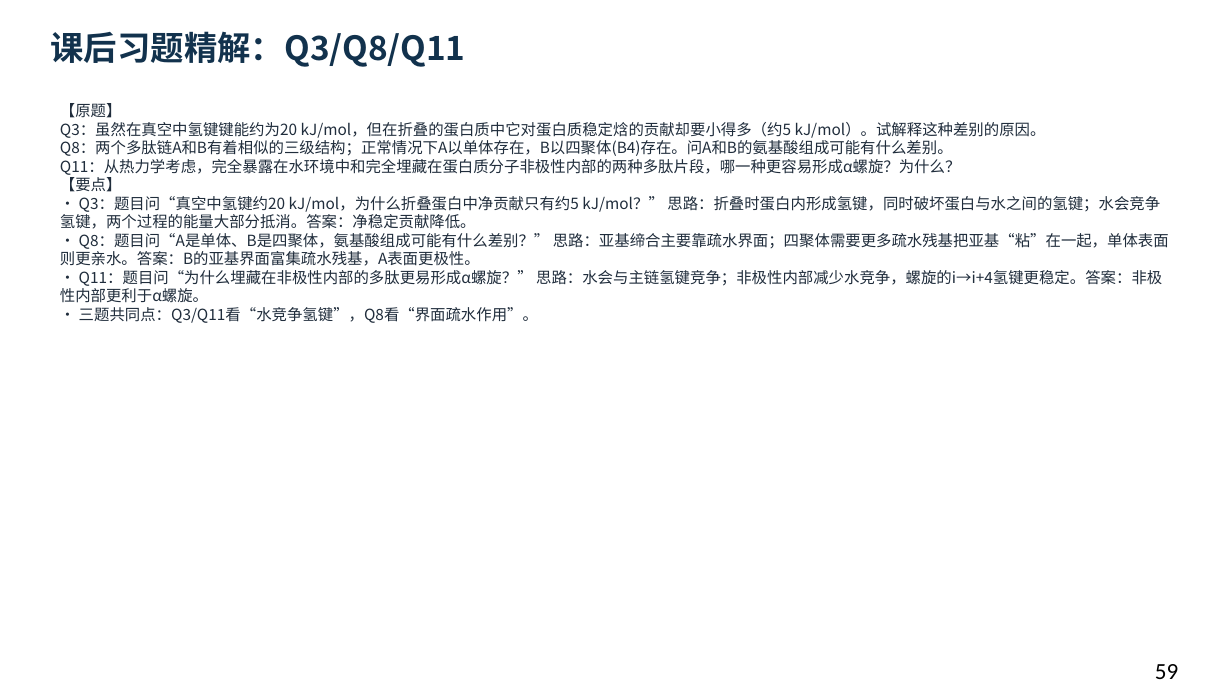
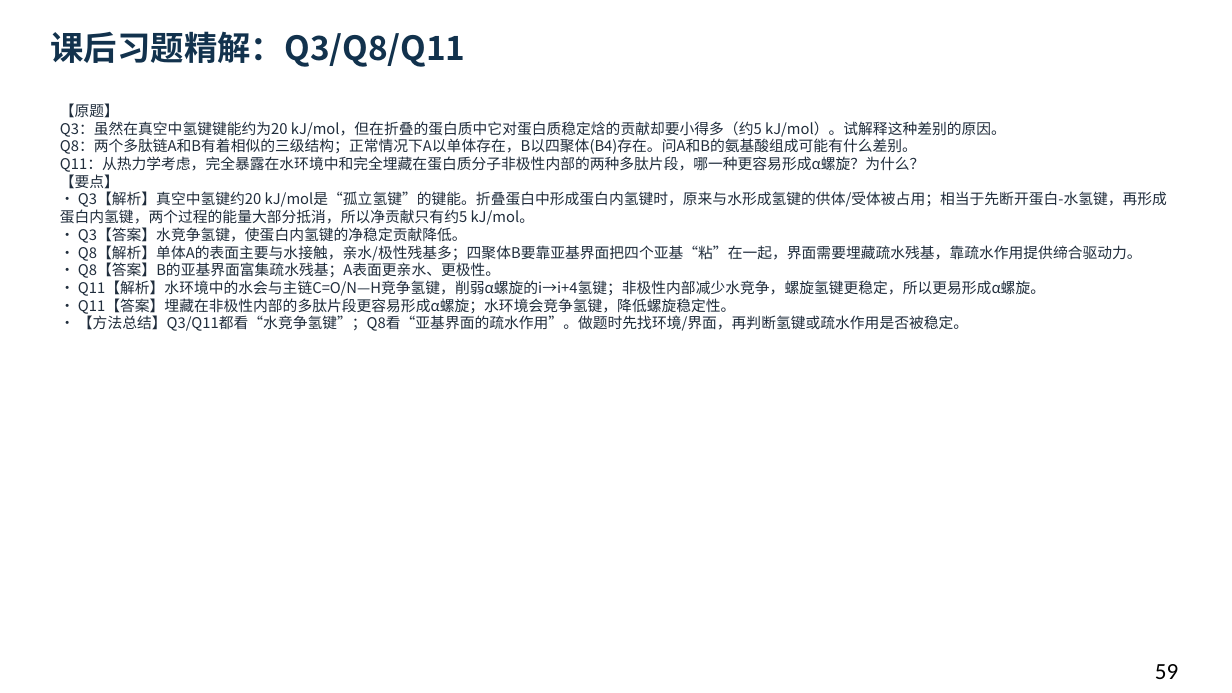
Before and after one commit to newkan-li/Biochemistry, a slide deck: slide 59 of downloads/bc03-ai-style.pptx. Drawn at 1232x693 pixels with LibreOffice and Linux fonts; fonts in the diff are those of the drawing. Boxes give left, top, right and bottom in pixels: in the first picture for what was removed or moved away, otherwise in the second. Text is boxed around its words. In the diff, an @@ line names an element or a change of style, - is before the commit and + after.

```diff
--- a/downloads/bc03-ai-style.pptx
+++ b/downloads/bc03-ai-style.pptx
@@ text at [60,103,1167,331]: text changed; size 12 to 11.5 pt @@
-【原题】
-Q3：虽然在真空中氢键键能约为20 kJ/mol，但在折叠的蛋白质中它对蛋白质稳定焓的贡献却要小得多（约5 kJ/mol）。试解释这种差别的原因。
-Q8：两个多肽链A和B有着相似的三级结构；正常情况下A以单体存在，B以四聚体(B4)存在。问A和B的氨基酸组成可能有什么差别。
-Q11：从热力学考虑，完全暴露在水环境中和完全埋藏在蛋白质分子非极性内部的两种多肽片段，哪一种更容易形成α螺旋？为什么？
-【要点】
-• Q3：题目问“真空中氢键约20 kJ/mol，为什么折叠蛋白中净贡献只有约5 kJ/mol？” 思路：折叠时蛋白内形成氢键，同时破坏蛋白与水之间的氢键；水会竞争氢键，两个过程的能量大部分抵消。答案：净稳定贡献降低。
-• Q8：题目问“A是单体、B是四聚体，氨基酸组成可能有什么差别？” 思路：亚基缔合主要靠疏水界面；四聚体需要更多疏水残基把亚基“粘”在一起，单体表面则更亲水。答案：B的亚基界面富集疏水残基，A表面更极性。
-• Q11：题目问“为什么埋藏在非极性内部的多肽更易形成α螺旋？” 思路：水会与主链氢键竞争；非极性内部减少水竞争，螺旋的i→i+4氢键更稳定。答案：非极性内部更利于α螺旋。
-• 三题共同点：Q3/Q11看“水竞争氢键”，Q8看“界面疏水作用”。
+【原题】
+Q3：虽然在真空中氢键键能约为20 kJ/mol，但在折叠的蛋白质中它对蛋白质稳定焓的贡献却要小得多（约5 kJ/mol）。试解释这种差别的原因。
+Q8：两个多肽链A和B有着相似的三级结构；正常情况下A以单体存在，B以四聚体(B4)存在。问A和B的氨基酸组成可能有什么差别。
+Q11：从热力学考虑，完全暴露在水环境中和完全埋藏在蛋白质分子非极性内部的两种多肽片段，哪一种更容易形成α螺旋？为什么？
+【要点】
+• Q3【解析】真空中氢键约20 kJ/mol是“孤立氢键”的键能。折叠蛋白中形成蛋白内氢键时，原来与水形成氢键的供体/受体被占用；相当于先断开蛋白-水氢键，再形成蛋白内氢键，两个过程的能量大部分抵消，所以净贡献只有约5 kJ/mol。
+• Q3【答案】水竞争氢键，使蛋白内氢键的净稳定贡献降低。
+• Q8【解析】单体A的表面主要与水接触，亲水/极性残基多；四聚体B要靠亚基界面把四个亚基“粘”在一起，界面需要埋藏疏水残基，靠疏水作用提供缔合驱动力。
+• Q8【答案】B的亚基界面富集疏水残基；A表面更亲水、更极性。
+• Q11【解析】水环境中的水会与主链C=O/N—H竞争氢键，削弱α螺旋的i→i+4氢键；非极性内部减少水竞争，螺旋氢键更稳定，所以更易形成α螺旋。
+• Q11【答案】埋藏在非极性内部的多肽片段更容易形成α螺旋；水环境会竞争氢键，降低螺旋稳定性。
+• 【方法总结】Q3/Q11都看“水竞争氢键”；Q8看“亚基界面的疏水作用”。做题时先找环境/界面，再判断氢键或疏水作用是否被稳定。
```
Also in this commit, not shown: 81 other slides changed, 5 other files.
